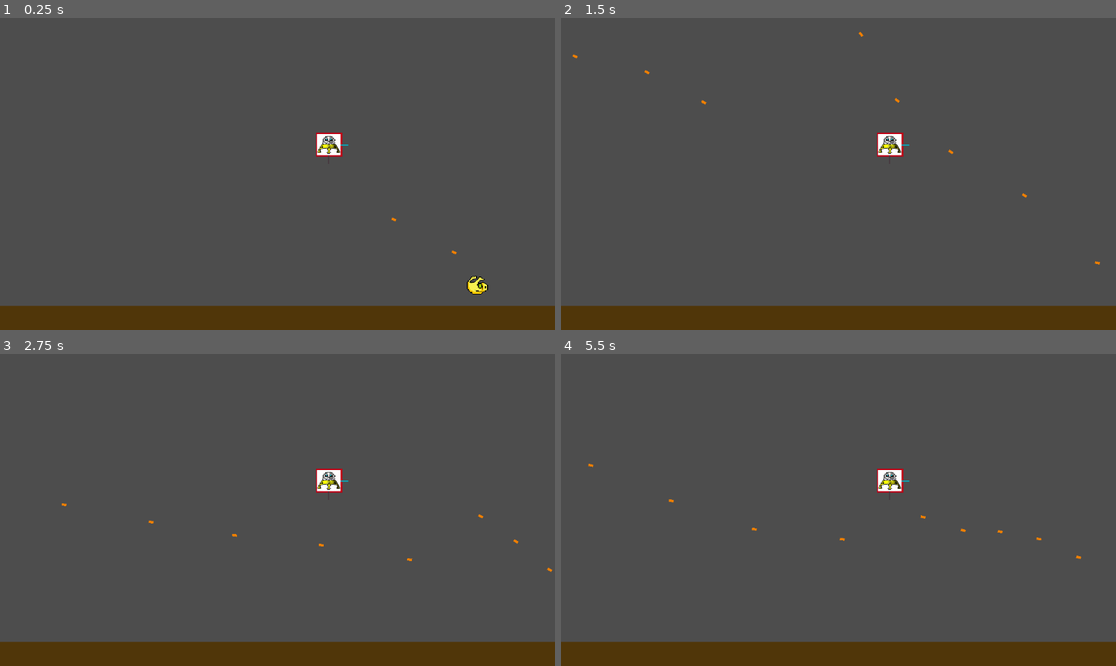
Above: before the commit, frames 1-4 (two rows, left to right).
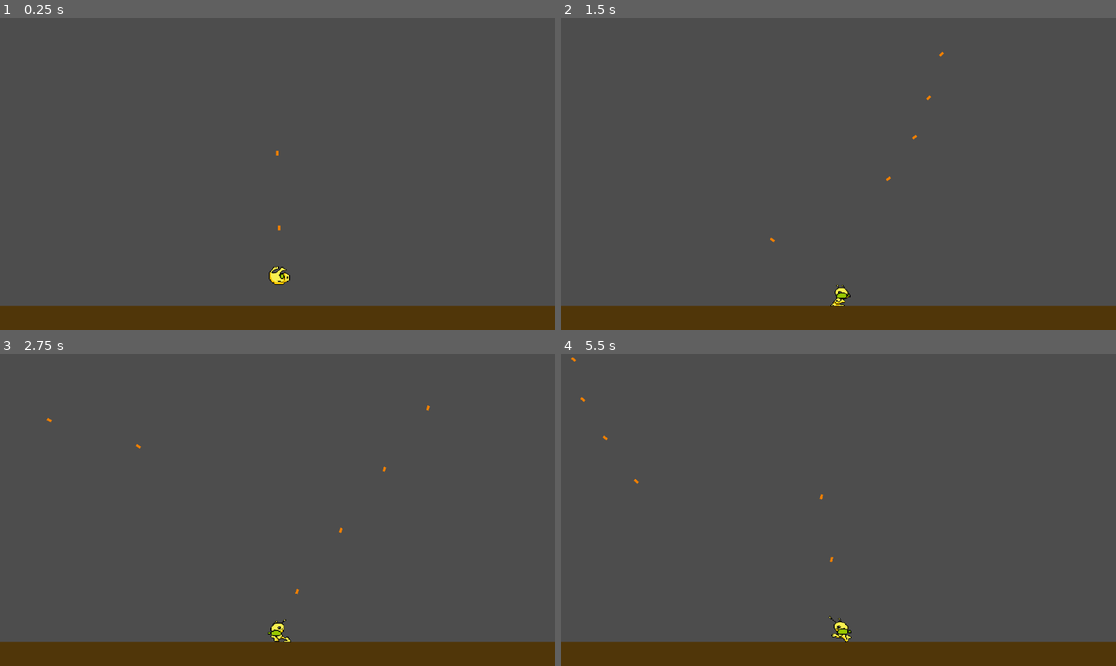
Above: after the commit, the same moments.

Repository: engfelipelacerda/moon-conquerors
Game: Godot game, scene res://scenes/Main.tscn
The game is run twice, just before and just after one commit, with the same random seed, the same clock (stepped at 60 frames per second) and the same inputs.
Inputs (mouse positions are in pixels of both pictures, inside the frame that each line leads up to):
- Up to frame 1 (0.25 s): no input
- Up to frame 2 (1.5 s): move the mouse to (960, 158) at 0.52 s; hold Right (ui_right) from 0.53 s (still down); tap Space (ui_accept) at 0.77 s; move the mouse to (727, 189) at 1.27 s
- Up to frame 3 (2.75 s): tap Space (ui_accept) at 1.52 s; move the mouse to (333, 441) at 2.02 s; release Right (ui_right) at 2.03 s; hold Left (ui_left) from 2.03 s (still down)
- Up to frame 4 (5.5 s): move the mouse to (810, 572) at 2.77 s; release Left (ui_left) at 2.78 s; hold Right (ui_right) 2.78-4.28 s; tap Space (ui_accept) at 3.02, 3.77, 4.52 s; move the mouse to (1005, 556) at 3.52 s; move the mouse to (672, 463) at 4.27 s; hold Left (ui_left) 4.28-5.03 s; move the mouse to (866, 510) at 5.02 s; hold Right (ui_right) from 5.03 s (still down)

The runs differ from the first frame. In frame 1, 0.7% of the frame differs, in the area x 48-88%, y 36-89%; in frame 2, 0.6%; in frame 3, 0.6%; in frame 4, 0.7%.
Error in both runs: Invalid assignment of property or key 'player' with value of type 'CharacterBody2D (Player.gd)' on a base object of type 'Nil'. (res://scripts/Player.gd:19)

Commit message:
Add camera and world expansion

Diff:
--- a/entities/Player.tscn
+++ b/entities/Player.tscn
@@ -89,7 +89,7 @@
 }]
 
 [node name="Player" type="CharacterBody2D" unique_id=134217823]
-position = Vector2(1000, 569)
+position = Vector2(478, 452)
 collision_mask = 18
 script = ExtResource("1_p0vlq")
 
@@ -107,3 +107,9 @@
 animation = &"alien_idle"
 autoplay = "alien_idle"
 frame_progress = 0.4680297
+
+[node name="Camera2D" type="Camera2D" parent="." unique_id=1622816662]
+limit_left = 0
+limit_top = 0
+limit_right = 2817
+limit_bottom = 648
--- a/scenes/Main.tscn
+++ b/scenes/Main.tscn
@@ -25,7 +25,7 @@
 shape = SubResource("RectangleShape2D_qnwvq")
 
 [node name="Player" parent="." unique_id=1162943036 instance=ExtResource("1_elqb8")]
-position = Vector2(987, 543)
+position = Vector2(1398, 523)
 
 [node name="Enemy" parent="." unique_id=1824610519 instance=ExtResource("5_vcsgt")]
 position = Vector2(676, 259)
